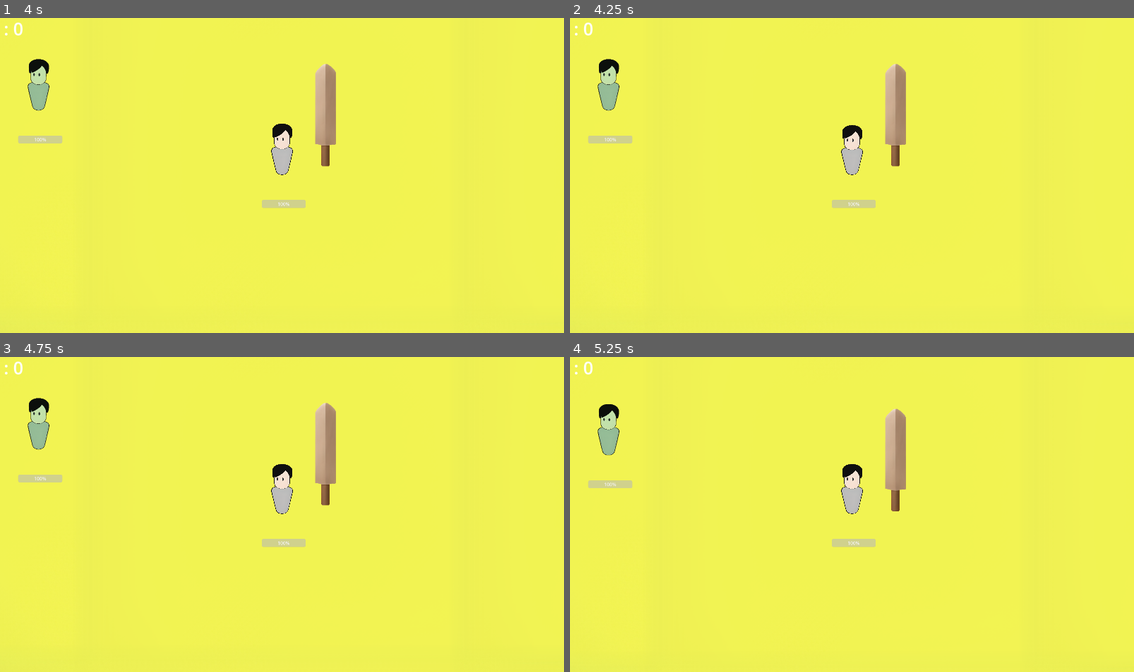
Above: before the commit, frames 1-4 (two rows, left to right).
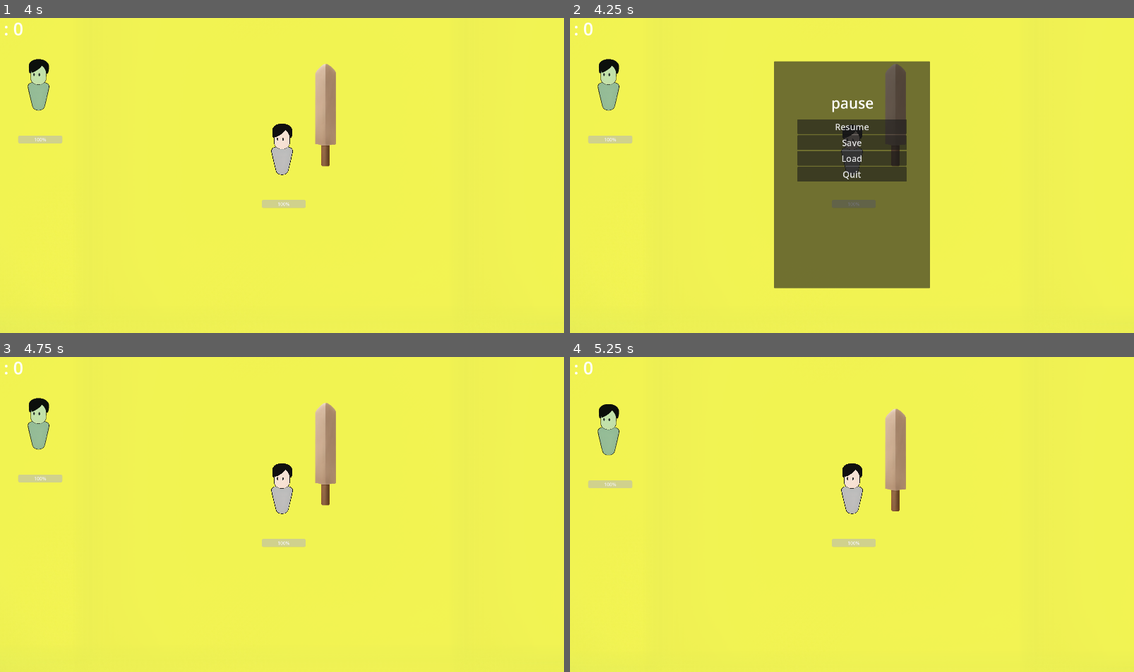
Above: after the commit, the same moments.

Repository: CAHTA123/Light-in-the-Dark
Game: Godot game, scene res://scenes/Game/game.tscn
Two runs of this game, one before a commit and one after it. Both use one fixed random seed, a clock stepped at 60 frames per second and the inputs below.
Inputs (mouse positions are in pixels of both pictures, inside the frame that each line leads up to):
- Up to frame 1 (4 s): tap Enter at 0.5, 2, 3.5 s; move the mouse to (406, 159) at 0.52 s; tap A (A) at 0.6, 1.55, 2.1, 3.05 s; tap S (S) at 0.8, 1.35, 2.3, 3.6 s; tap Space at 1.25, 2.75 s; move the mouse to (169, 191) at 1.27 s; move the mouse to (338, 106) at 2.02 s; move the mouse to (253, 238) at 2.77 s; tap D (D) at 2.85 s; move the mouse to (451, 222) at 3.52 s
- Up to frame 2 (4.25 s): tap Escape (ui_cancel) at 4.15 s
- Up to frame 3 (4.75 s): click (282, 467) at 4.25 s, where only the run after the commit has a clickable "Resume"
- Up to frame 4 (5.25 s): tap Space at 5 s; move the mouse to (682, 467) at 5.02 s; tap W (W) at 5.1 s

Frame 1 is identical in both runs. In frame 2, 20% of the frame differs, in the area x 36-64%, y 13-86%; in frame 3, less than 0.1%; in frame 4, less than 0.1%.

Commit message:
,

Diff:
--- a/scenes/Game/game.tscn
+++ b/scenes/Game/game.tscn
@@ -6,6 +6,8 @@
 [ext_resource type="PackedScene" uid="uid://cdtvya2u1xsii" path="res://scenes/Enemy/enemy.tscn" id="4_m7kfr"]
 [ext_resource type="Script" path="res://scenes/weapon/weapon.gd" id="6_306d2"]
 [ext_resource type="Texture2D" uid="uid://bm7c5rnkpukrc" path="res://sprites/weapon/sword/S1.png" id="7_6wc83"]
+[ext_resource type="PackedScene" uid="uid://covvb82eug10n" path="res://scenes/MENU PLAY/control.tscn" id="7_vace7"]
+[ext_resource type="Script" path="res://scenes/Game/meng.gd" id="8_qowcn"]
 
 [sub_resource type="CapsuleShape2D" id="CapsuleShape2D_qcmir"]
 radius = 40.0
@@ -63,4 +65,11 @@
 text = ":"
 script = SubResource("GDScript_ptu1r")
 
+[node name="MENU PLAY" parent="CanvasLayer" instance=ExtResource("7_vace7")]
+process_mode = 2
+visible = false
+
+[node name="meng" type="Node" parent="."]
+script = ExtResource("8_qowcn")
+
 [connection signal="body_entered" from="Weapon/shape" to="Weapon" method="_on_shape_body_entered"]
--- /dev/null
+++ b/scenes/Game/meng.gd
@@ -0,0 +1,7 @@
+extends Node
+
+
+func _process(delta):
+	if Input.is_action_just_pressed("ui_cancel"):
+		$"../CanvasLayer/MENU PLAY".visible = true
+		get_tree().paused = true
--- /dev/null
+++ b/scenes/MENU PLAY/control.gd
@@ -0,0 +1,8 @@
+extends Control
+
+func _on_resume_pressed():
+		$".".visible = false
+		get_tree().paused = false
+
+func _on_quit_pressed():
+	get_tree().change_scene_to_file("res://scenes/menu/menu.tscn")
--- /dev/null
+++ b/scenes/MENU PLAY/control.tscn
@@ -0,0 +1,81 @@
+[gd_scene load_steps=2 format=3 uid="uid://covvb82eug10n"]
+
+[ext_resource type="Script" path="res://scenes/MENU PLAY/control.gd" id="1_7qwuv"]
+
+[node name="MENU PLAY" type="Control"]
+layout_mode = 3
+anchors_preset = 15
+anchor_right = 1.0
+anchor_bottom = 1.0
+grow_horizontal = 2
+grow_vertical = 2
+script = ExtResource("1_7qwuv")
+
+[node name="Panel" type="Panel" parent="."]
+layout_mode = 1
+anchors_preset = 8
+anchor_left = 0.5
+anchor_top = 0.5
+anchor_right = 0.5
+anchor_bottom = 0.5
+offset_left = -266.0
+offset_top = -387.0
+offset_right = 266.0
+offset_bottom = 387.0
+grow_horizontal = 2
+grow_vertical = 2
+
+[node name="VBoxContainer" type="VBoxContainer" parent="Panel"]
+layout_mode = 1
+anchors_preset = 8
+anchor_left = 0.5
+anchor_top = 0.5
+anchor_right = 0.5
+anchor_bottom = 0.5
+offset_left = -186.0
+offset_top = -189.0
+offset_right = 186.0
+offset_bottom = 189.0
+grow_horizontal = 2
+grow_vertical = 2
+
+[node name="Resume" type="Button" parent="Panel/VBoxContainer"]
+layout_mode = 2
+theme_override_font_sizes/font_size = 30
+text = "Resume"
+
+[node name="Save" type="Button" parent="Panel/VBoxContainer"]
+layout_mode = 2
+theme_override_font_sizes/font_size = 30
+text = "Save
+"
+
+[node name="Load" type="Button" parent="Panel/VBoxContainer"]
+layout_mode = 2
+theme_override_font_sizes/font_size = 30
+text = "Load
+"
+
+[node name="Quit" type="Button" parent="Panel/VBoxContainer"]
+layout_mode = 2
+theme_override_font_sizes/font_size = 30
+text = "Quit
+"
+
+[node name="Label" type="Label" parent="Panel"]
+layout_mode = 1
+anchors_preset = -1
+anchor_left = 0.5
+anchor_top = -0.005
+anchor_right = 0.5
+anchor_bottom = -0.005
+offset_left = -77.0
+offset_top = 110.663
+offset_right = 67.0
+offset_bottom = 152.663
+grow_horizontal = 2
+theme_override_font_sizes/font_size = 50
+text = " pause"
+
+[connection signal="pressed" from="Panel/VBoxContainer/Resume" to="." method="_on_resume_pressed"]
+[connection signal="pressed" from="Panel/VBoxContainer/Quit" to="." method="_on_quit_pressed"]
Not shown: 1 places in scenes/Game/game.tscn that only renumber resources
